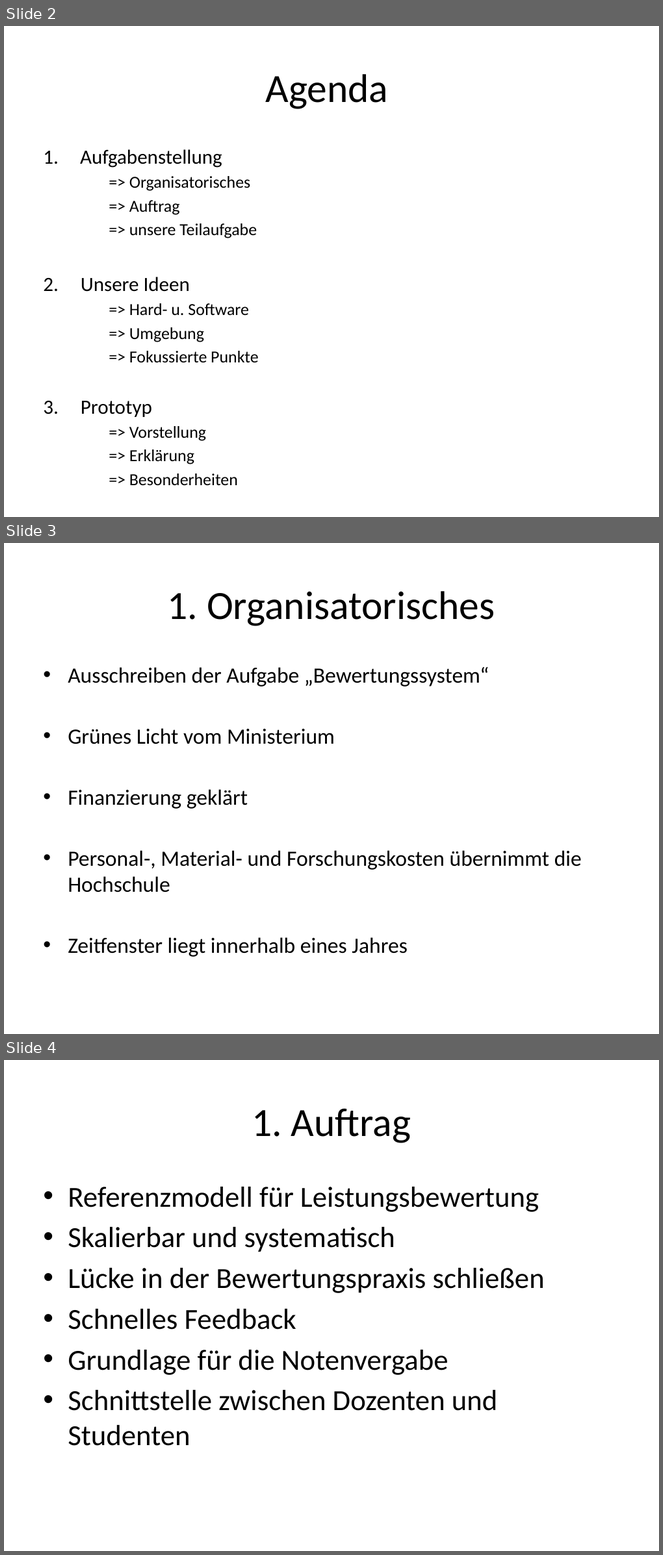
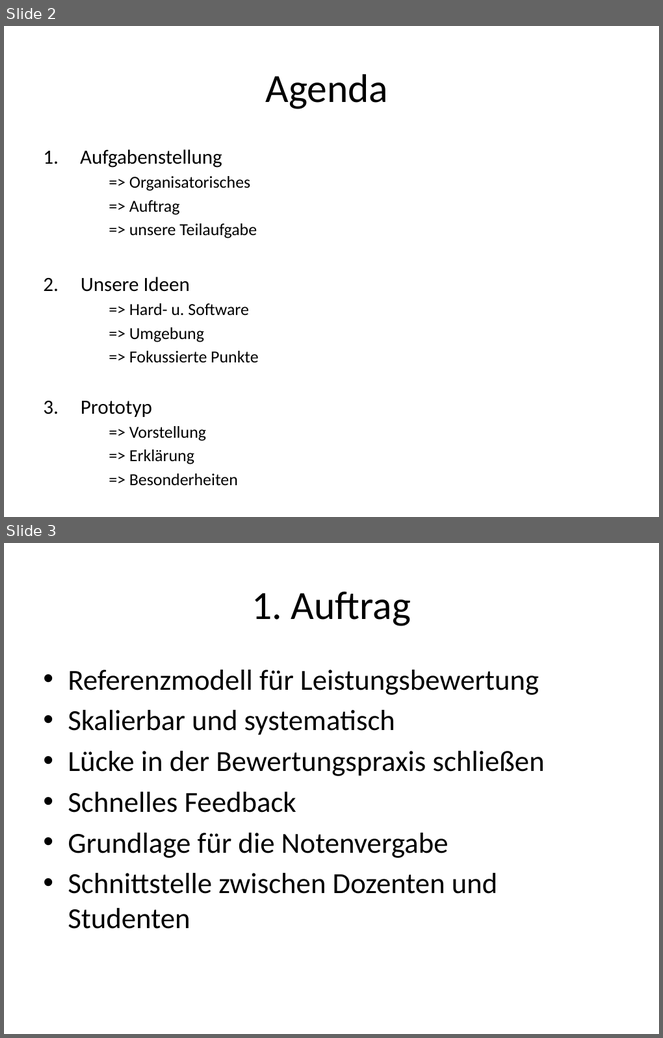
Before and after one commit to SWE-Projekt14/software-engineering, a slide deck: Präsentation/Softwareingeneering Präse V1.pptx. Shown one above the other, each under a label of ours: slides 2, 3 and 4 before the commit, slides 2 and 3 after it. The pictures are 663x1555 and 663x1038 pixels, drawn with LibreOffice and Linux fonts; fonts in the diff are those of the drawing. Boxes give left, top, right and bottom in pixels: in the first picture for what was removed or moved away, otherwise in the second. Text is boxed around its words. In the diff, an @@ line names an element or a change of style, - is before the commit and + after.

```diff
--- a/Präsentation/Softwareingeneering Präse V1.pptx
+++ b/Präsentation/Softwareingeneering Präse V1.pptx
@@ slide 3 removed at bbox=[4, 543, 659, 1034], background #FFFFFF @@
@@ title removed at bbox=[168, 591, 495, 626] @@
-1. Organisatorisches
@@ text removed at bbox=[68, 667, 582, 957] @@
-• Ausschreiben der Aufgabe „Bewertungssystem“
-• Grünes Licht vom Ministerium
-• Finanzierung geklärt
-• Personal-, Material- und Forschungskosten übernimmt die Hochschule
-• Zeitfenster liegt innerhalb eines Jahres
@@ what was slide 4 is now slide 3 @@
```
Also in this commit, not shown: 1 slide changed, 2 slides added, 2 other files.
